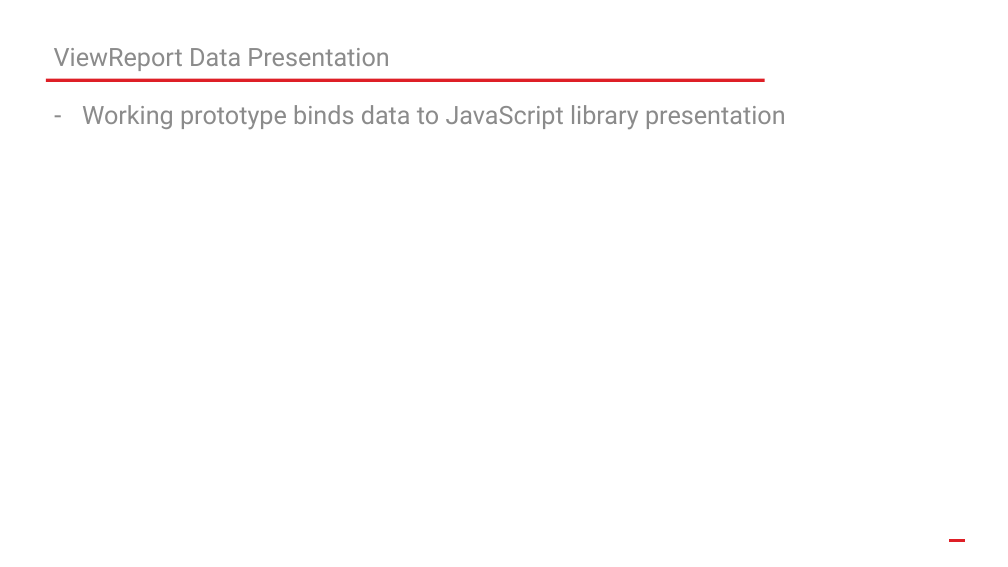
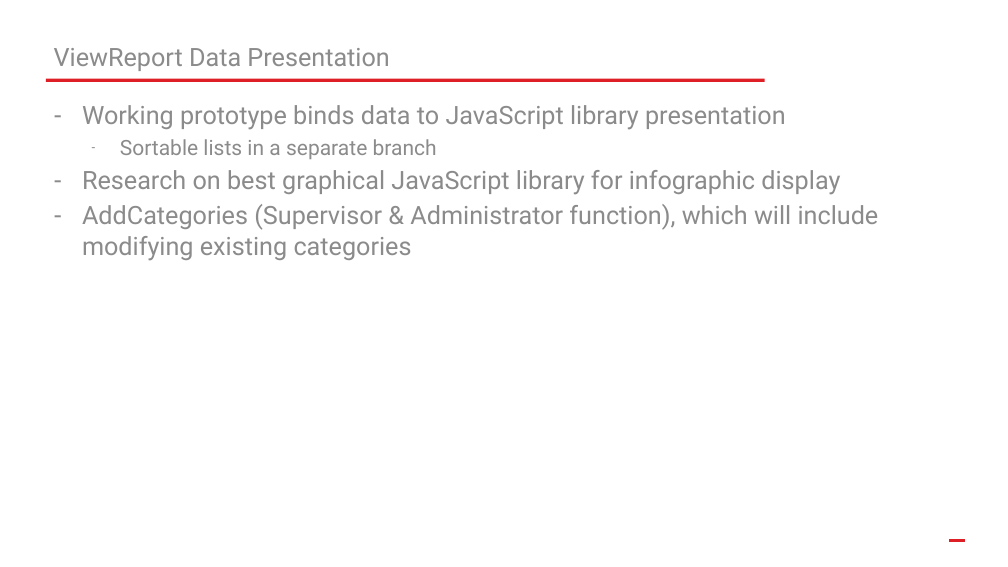
Before and after one commit to tattymennis/csci-4712-senior-capstone, a slide deck: slide 20 of Resources/csci-4712-week13.pptx (slide 18 before the commit). Drawn at 1008x567 pixels with LibreOffice and Linux fonts; fonts in the diff are those of the drawing; background and template pictures are left out. Boxes give left, top, right and bottom in pixels: in the first picture for what was removed or moved away, otherwise in the second. Text is boxed around its words. In the diff, an @@ line names an element or a change of style, - is before the commit and + after.

```diff
--- a/Resources/csci-4712-week13.pptx
+++ b/Resources/csci-4712-week13.pptx
@@ text at (82, 139, 879, 260): paragraphs added @@
+  – Sortable lists in a separate branch
+– Research on best graphical JavaScript library for infographic display
+– AddCategories (Supervisor & Administrator function), which will include modifying existing categories
```
Also in this commit, not shown: 4 other slides changed, 2 slides added, 6 other files.
